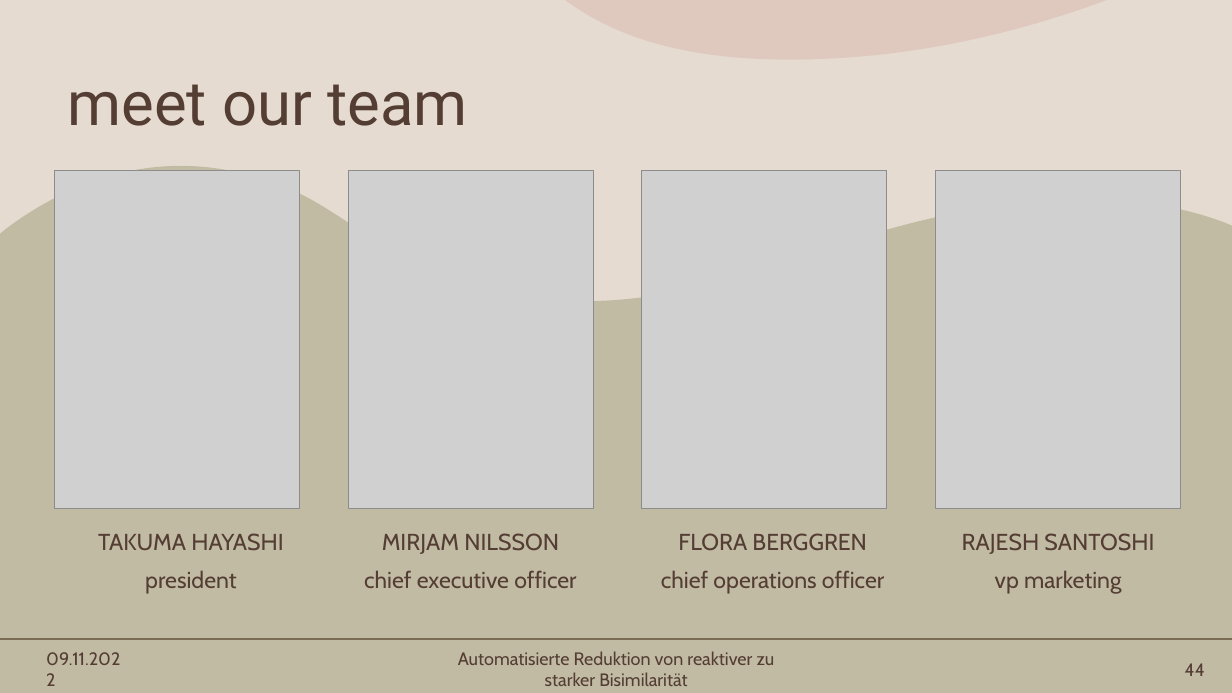
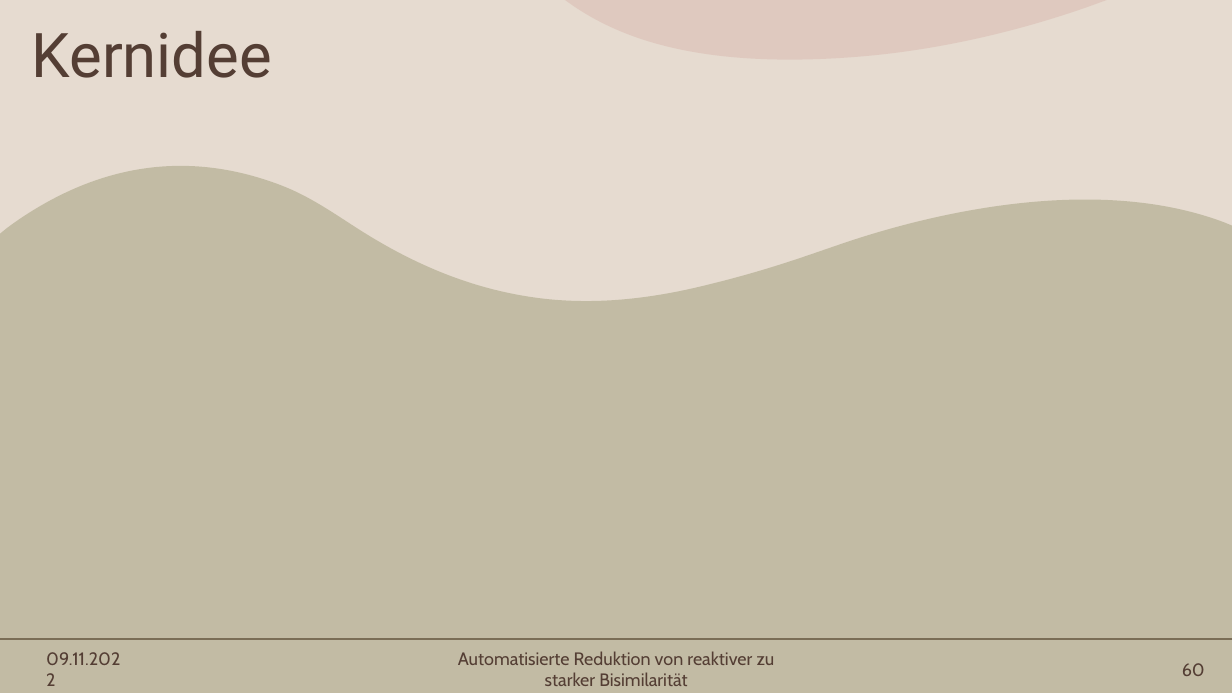
Before and after one commit to Mieneas/Automatisierte-Reduktion-von-reaktiver-zu-starker-Bisimilaritaet, a slide deck: slide 60 of thesis/FoKo-presentation/Automatisierte Reduktion von reaktiver zu starker Bisimilarität.pptx (slide 44 before the commit). Drawn at 1232x693 pixels with LibreOffice and Linux fonts; fonts in the diff are those of the drawing; grey boxes stand for pictures. Boxes give left, top, right and bottom in pixels: in the first picture for what was removed or moved away, otherwise in the second. Text is boxed around its words. In the diff, an @@ line names an element or a change of style, - is before the commit and + after.

```diff
--- a/thesis/FoKo-presentation/Automatisierte Reduktion von reaktiver zu starker Bisimilarität.pptx
+++ b/thesis/FoKo-presentation/Automatisierte Reduktion von reaktiver zu starker Bisimilarität.pptx
@@ title added at <box>32,31,272,78</box>, 48 pt, text #543E34 @@
+Kernidee
@@ title removed at <box>67,84,467,126</box> @@
-meet our team
@@ picture removed at <box>55,171,299,509</box> @@
@@ picture removed at <box>348,171,593,509</box> @@
@@ picture removed at <box>642,171,887,509</box> @@
@@ picture removed at <box>936,171,1181,509</box> @@
@@ text removed at <box>98,533,283,550</box> @@
-TAKUMA HAYASHI
@@ text removed at <box>382,533,559,554</box> @@
-MIRJAM NILSSON
@@ text removed at <box>678,533,867,550</box> @@
-FLORA BERGGREN
@@ text removed at <box>962,533,1154,554</box> @@
-RAJESH SANTOSHI
@@ text removed at <box>145,570,236,594</box> @@
-president
@@ text removed at <box>364,570,576,588</box> @@
-chief executive officer
@@ text removed at <box>661,570,884,594</box> @@
-chief operations officer
@@ text removed at <box>995,570,1122,594</box> @@
-vp marketing
@@ page number at <box>1182,663,1205,676</box>: text changed @@
-44
+60
```
Also in this commit, not shown: 8 other slides changed, 75 slides added, 1 slide removed, 3 other files.
